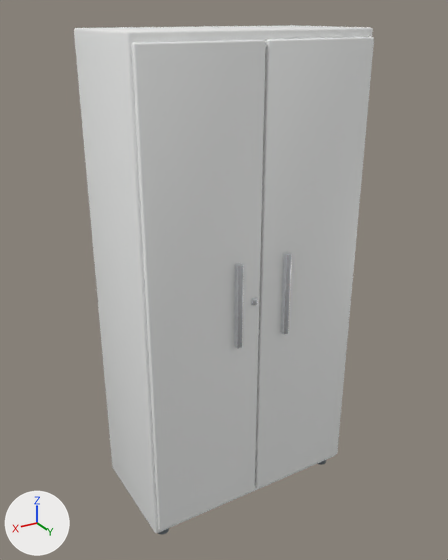
Renders of the glTF model frontend/dist/models/furniture/storage_cabinet.glb from each side of a commit.
Before and after are seen from a camera (50 mm lens) standing at (1.157, 1.915, 1.884) and looking at (0.013, 0.008, 0.931). The axes (+X, +Y, +Z) are drawn at lower left. The lights are the same throughout. The older version comes first. Vertices at exactly the same position are counted once.

Objects in the first picture: 'CabinetChassis', 'Door_L', 'Door_R', 'Handle_L', 'Handle_R' and 1 more.
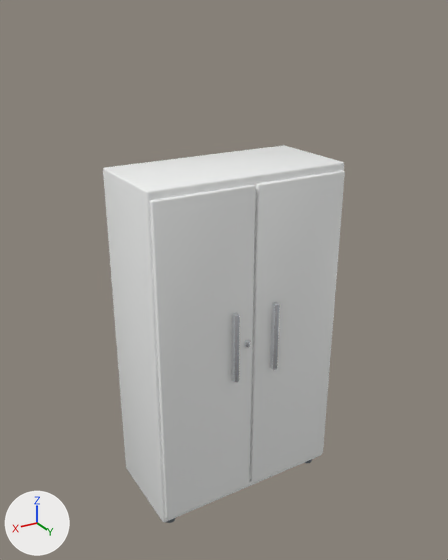
What differs and where, as boxes (x1, y1, x2, y2) in the pictures (448 x 560 px):
'Door_R', moved, rescaled (21% narrower, 32% shorter): before (132, 40, 266, 530); after (150, 185, 255, 519)
'Door_L', moved, rescaled (20% narrower, 31% shorter): before (255, 37, 374, 488); after (250, 171, 345, 482)
'CabinetChassis', moved, rescaled (19% narrower, 26% shorter): before (74, 25, 373, 533); after (103, 145, 344, 522)
'Handle_R', moved, rescaled (17% shorter): before (234, 263, 243, 348); after (231, 313, 240, 383)

The edits, one by one:
me_cube is used by ob_cabinetchassis; location (0.0, 0.0, 0.0).
me_cube had 96 vertices, 188 faces and spanned x -0.45..0.45, y -0.22..0.22, z 0.04..1.84.
me_cube now has 96 vertices, 188 faces and spans x -0.4..0.4, y -0.19..0.19, z -0.67..0.67.
me_cube part 1: the whole mesh is scaled about its middle by (0.888, 0.841, 0.743), then moved by (0.0, 0.0, -0.94).
me_cube_001 is used by ob_door_l; location (0.0, 0.0, 0.0).
me_cube_001 had 96 vertices, 188 faces and spanned x -0.44..0.0, y 0.22..0.25, z 0.07..1.81.
me_cube_001 now has 96 vertices, 188 faces and spans x -0.19..0.19, y -0.01..0.01, z -0.64..0.64.
me_cube_001 part 2: the whole mesh is scaled about its middle by (0.884, 1, 0.735), then moved by (0.22, -0.23, -0.94).
me_cube_003 is used by ob_door_r; location (0.0, 0.0, 0.0).
me_cube_003 had 96 vertices, 188 faces and spanned x 0.0..0.44, y 0.22..0.25, z 0.07..1.81.
me_cube_003 now has 96 vertices, 188 faces and spans x -0.19..0.19, y -0.01..0.01, z -0.64..0.64.
me_cube_003 part 3: the whole mesh is scaled about its middle by (0.884, 1, 0.735), then moved by (-0.22, -0.23, -0.94).
me_cube_004 is used by ob_handle_r; location (0.0, 0.0, 0.0).
me_cube_004 had 96 vertices, 188 faces and spanned x 0.092..0.112, y 0.242..0.267, z 0.78..1.1.
me_cube_004 now has 96 vertices, 188 faces and spans x -0.01..0.01, y -0.013..0.013, z -0.14..0.14.
me_cube_004 part 4: the whole mesh is scaled about its middle by (1, 1, 0.874), then moved by (-0.102, -0.255, -0.94).
Object 'CabinetChassis' (ob_cabinetchassis) moves from (0.0, 0.0, 0.0) to (0.0, 0.0, 0.71).
Object 'Door_L' (ob_door_l) moves from (0.0, 0.0, 0.0) to (-0.198, 0.195, 0.71).
Object 'Door_R' (ob_door_r) moves from (0.0, 0.0, 0.0) to (0.198, 0.195, 0.71).
Object 'Handle_R' (ob_handle_r) moves from (0.0, 0.0, 0.0) to (0.088, 0.215, 0.75).
